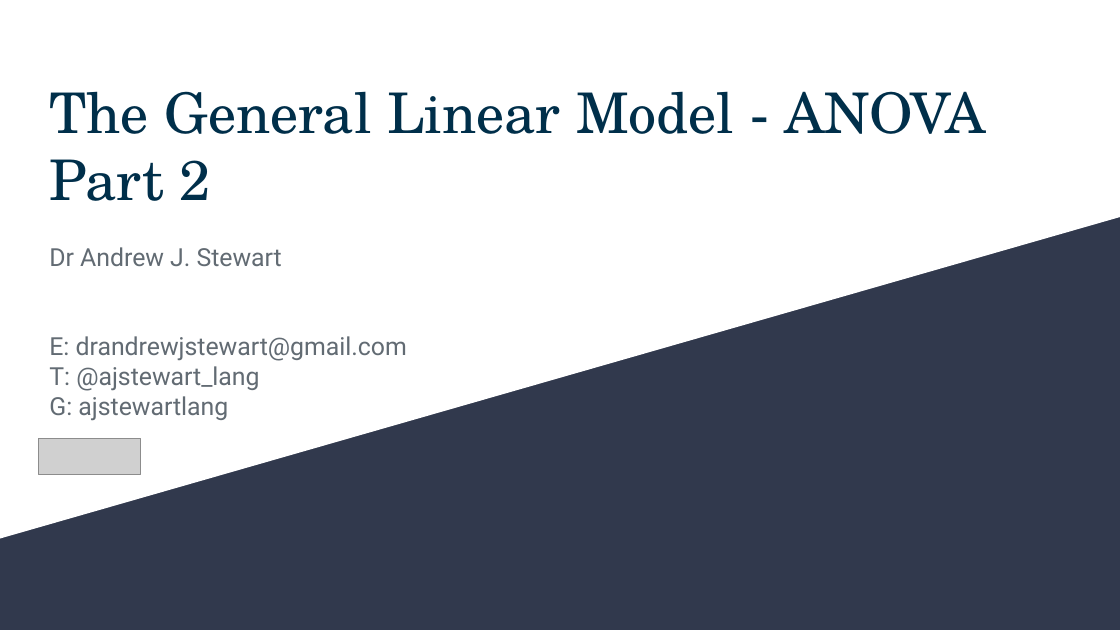
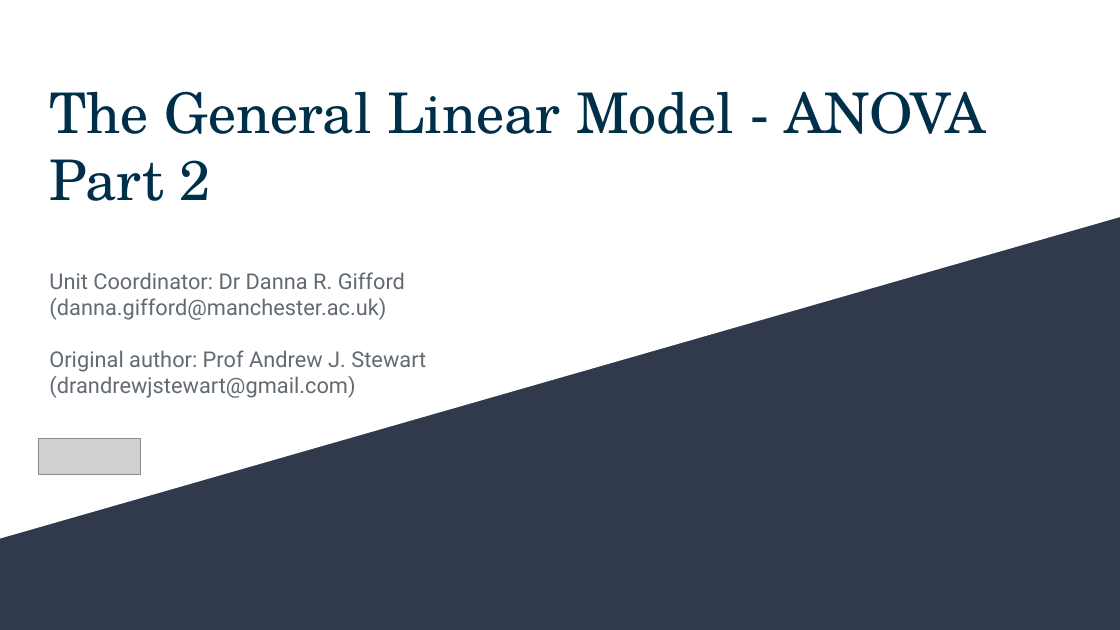
Before and after one commit to dannagifford/Wk4-12_glm_anova_pt2, a slide deck: slide 1 of slides/glm_anova_pt2.odp. Drawn at 1120x630 pixels with LibreOffice and Linux fonts; fonts in the diff are those of the drawing; grey boxes stand for pictures. Boxes give left, top, right and bottom in pixels: in the first picture for what was removed or moved away, otherwise in the second. Text is boxed around its words. In the diff, an @@ line names an element or a change of style, - is before the commit and + after.

Commit message:
Updated slide PDFs

```diff
--- a/slides/glm_anova_pt2.odp
+++ b/slides/glm_anova_pt2.odp
@@ subtitle at [49, 272, 426, 398]: text changed; size 16 to 14 pt @@
-Dr Andrew J. Stewart
-E: drandrewjstewart@gmail.com
-T: @ajstewart_lang
-G: ajstewartlang
+Unit Coordinator: Dr Danna R. Gifford (danna.gifford@manchester.ac.uk)
+Original author: Prof Andrew J. Stewart (drandrewjstewart@gmail.com)
```
Also in this commit, not shown: 1 other file.
